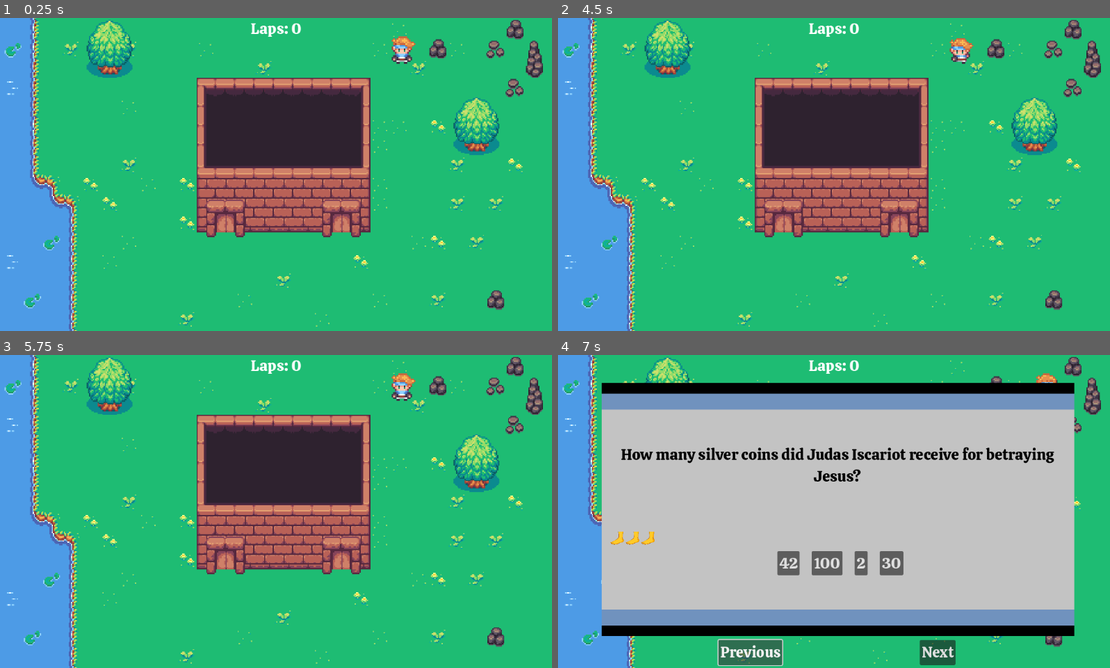
Above: before the commit, frames 1-4 (two rows, left to right).
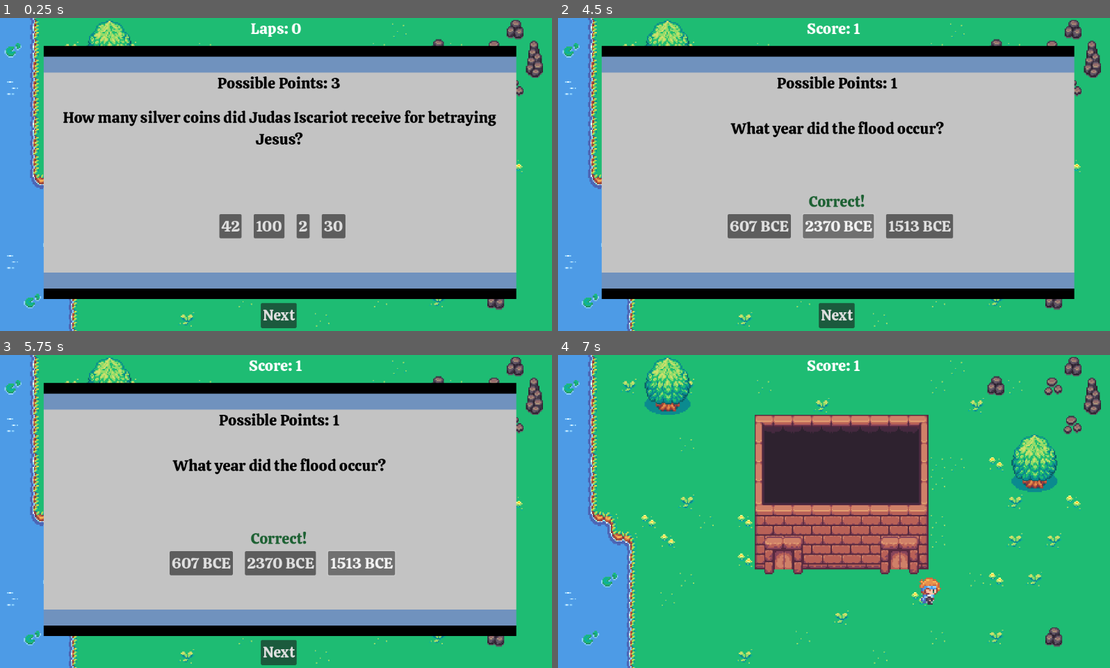
Above: after the commit, the same moments.

Repository: aalexander05/march-around-jericho
Game: Godot game, scene res://board.tscn
The game is run twice, just before and just after one commit, with the same random seed, the same clock (stepped at 60 frames per second) and the same inputs. The engine's default icon, where the game draws it, is replaced by a stand-in: a white triangle on a blue panel in a dark square.
Inputs (mouse positions are in pixels of both pictures, inside the frame that each line leads up to):
- Up to frame 1 (0.25 s): no input
- Up to frame 2 (4.5 s): click (789, 227) at 0.5 s, where only the run after the commit has a clickable "42"; click (834, 315) at 1.25 s, where only the run after the commit has a clickable "Next"; click (740, 227) at 2 s, where only the run after the commit has a clickable "Joseph"; click (834, 315) at 2.75 s, where only the run after the commit has a clickable "Next"; click (756, 227) at 3.5 s, where only the run after the commit has a clickable "607 BCE"; click (839, 227) at 4.25 s, where only the run after the commit has a clickable "2370 BCE"
- Up to frame 3 (5.75 s): click (358, 564) at 5 s, where only the run after the commit has a clickable "1513 BCE"
- Up to frame 4 (7 s): tap Enter at 5.75 s; hold Right (ui_right) 5.78-6.5 s; tap N at 5.85 s; click (751, 652) at 6.5 s, where only the run before the commit has a clickable "Previous"

The runs differ from the first frame. In frame 1, 70% of the frame differs, in the area x 7-94%, y 5-100%; in frame 2, 70%; in frame 3, 70%; in frame 4, 71%, in the area x 7-94%, y 1-100%.

Commit message:
setting up for initial demo

Diff:
--- a/GameManager.gd
+++ b/GameManager.gd
@@ -19,6 +19,11 @@
 func _ready():
 	Signals.next_question.connect(get_question.bind())
 	Signals.answer_submitted.connect(check_question.bind())
+
+
+	show_question = true
+	get_question()
+	get_node("../CanvasLayer").show()
 
 # Called every frame. 'delta' is the elapsed time since the previous frame.
 func _process(delta):
--- a/board.tscn
+++ b/board.tscn
@@ -521,7 +521,7 @@
 zoom = Vector2(2.5, 2.5)
 
 [node name="CharacterBody2D" type="CharacterBody2D" parent="."]
-position = Vector2(106, -103)
+position = Vector2(9, 66)
 script = ExtResource("8_typ0w")
 
 [node name="CollisionShape2D" type="CollisionShape2D" parent="CharacterBody2D"]
--- a/ui.gd
+++ b/ui.gd
@@ -81,10 +81,11 @@
 
 
 func _on_game_manager_set_possible_points(possible_points, original_max_possible_points):
-	var new_possible_points_text = ""
-	for p in range(possible_points):
-		new_possible_points_text += "🦶"
+	var new_possible_points_text = "Possible Points: " + str(possible_points)
 
-	for p in range(original_max_possible_points - possible_points):
-		new_possible_points_text += "❌"
+	#for p in range(possible_points):
+		#new_possible_points_text += "🦶"
+	#
+	#for p in range(original_max_possible_points - possible_points):
+		#new_possible_points_text += "❌"
 	$MarginContainer/NinePatchRect/PossiblePoints.text = new_possible_points_text
--- a/ui.tscn
+++ b/ui.tscn
@@ -116,14 +116,15 @@
 [node name="PossiblePoints" type="Label" parent="MarginContainer/NinePatchRect"]
 custom_minimum_size = Vector2(0.615, 0)
 layout_mode = 2
-offset_left = 16.0
-offset_top = 301.0
-offset_right = 366.0
-offset_bottom = 343.0
+offset_left = 8.0
+offset_top = 56.0
+offset_right = 968.0
+offset_bottom = 98.0
 theme_override_colors/font_color = Color(0, 0, 0, 1)
 theme_override_fonts/font = ExtResource("3_4mbla")
 theme_override_font_sizes/font_size = 32
 text = "Possible Points"
+horizontal_alignment = 1
 vertical_alignment = 1
 autowrap_mode = 2
 script = ExtResource("6_523ou")
@@ -139,12 +140,6 @@
 theme_override_constants/separation = 285
 alignment = 1
 
-[node name="Previous" type="Button" parent="MenuControls/HBoxContainer"]
-layout_mode = 2
-theme_override_fonts/font = ExtResource("3_4mbla")
-theme_override_font_sizes/font_size = 31
-text = "Previous"
-
 [node name="Next" type="Button" parent="MenuControls/HBoxContainer"]
 layout_mode = 2
 theme_override_fonts/font = ExtResource("3_4mbla")
